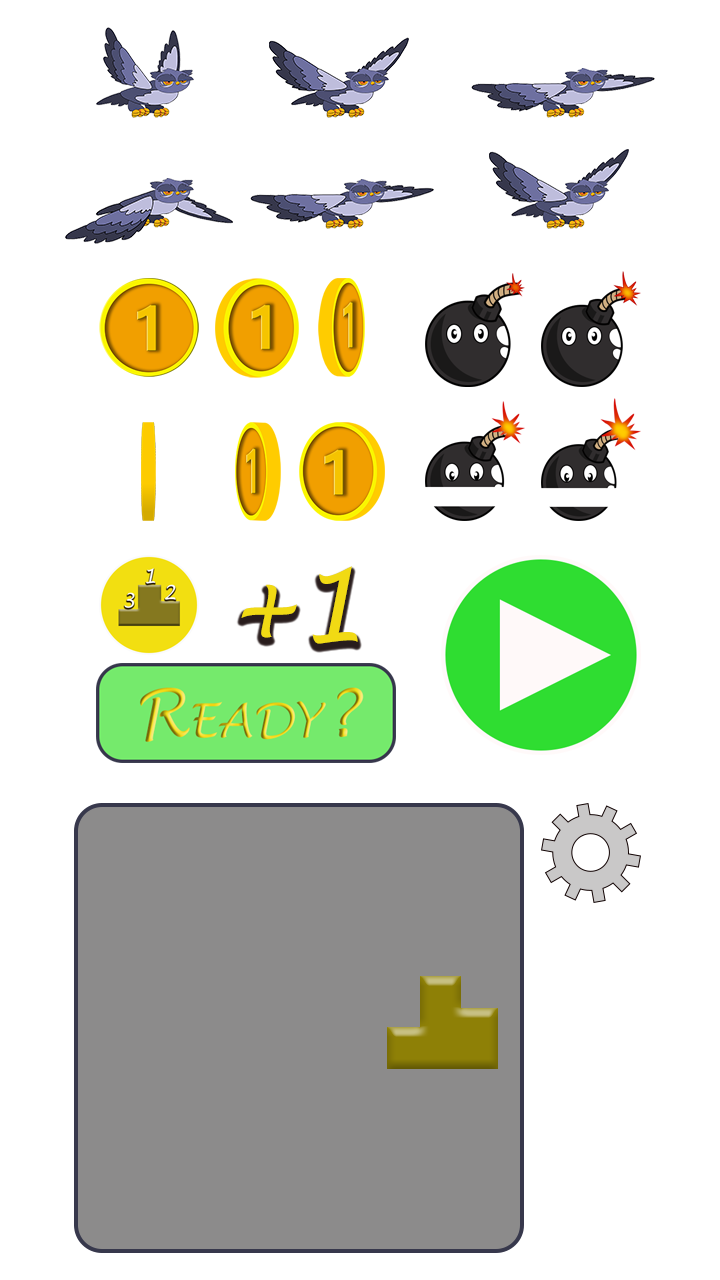
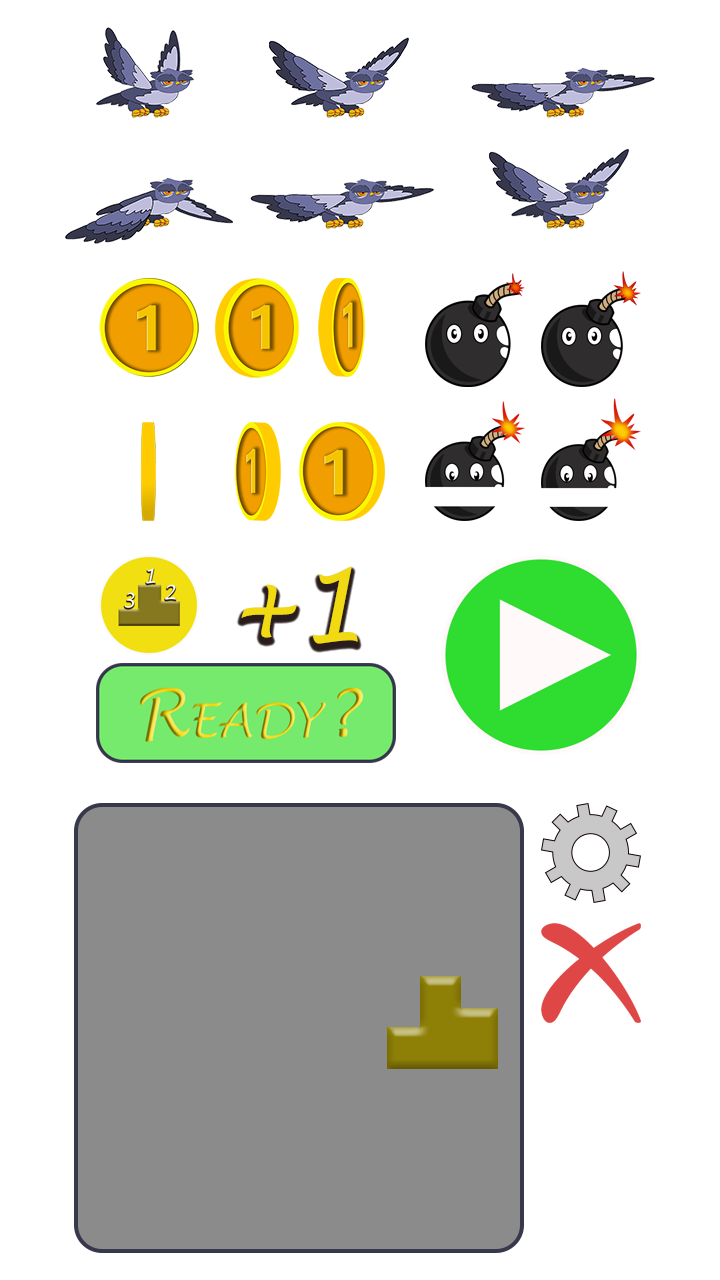
Two versions of the same layered image (720 x 1280). Layer-by-layer changes:
added group "CloseButton" with 1 layers above "RankBoard" over [541, 923, 641, 1023]
added layer "Layer 1 copy" in group "CloseButton" over [541, 923, 641, 1023]
painted on "gear 1" over [585, 834, 610, 890]
